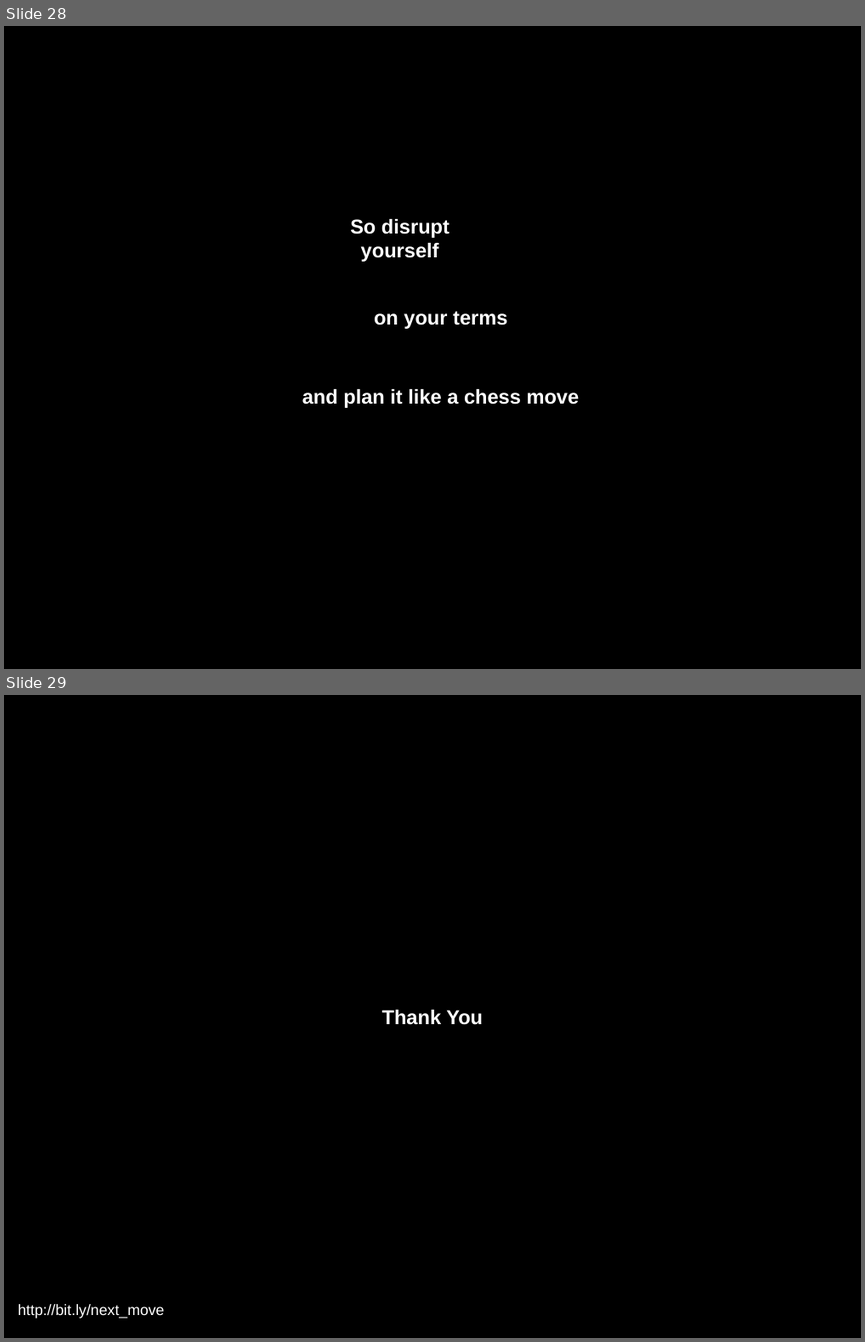
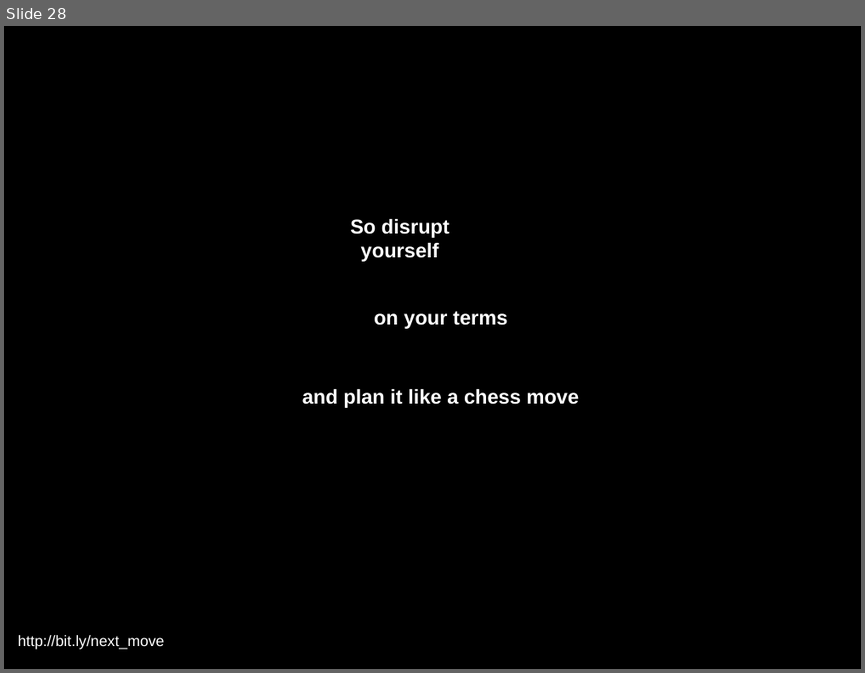
Before and after one commit to digitalbias/digitalbias.github.io, a slide deck: files/next_move.pptx. Shown one above the other, each under a label of ours: slides 28 and 29 before the commit, slide 28 after it. The pictures are 865x1342 and 865x673 pixels, drawn with LibreOffice and Linux fonts; fonts in the diff are those of the drawing; background and template pictures are left out. Boxes give left, top, right and bottom in pixels: in the first picture for what was removed or moved away, otherwise in the second. Text is boxed around its words. In the diff, an @@ line names an element or a change of style, - is before the commit and + after.

Commit message:
references added to keynote for next move

```diff
--- a/files/next_move.pptx
+++ b/files/next_move.pptx
@@ slide 29 removed at box(4, 695, 861, 1338), background picture (left out) @@
@@ text removed at box(382, 1009, 483, 1025) @@
-Thank You
@@ text removed at box(18, 1304, 164, 1318) @@
-http://bit.ly/next_move
@@ slide 28 changed as well @@
@@ text added at box(18, 635, 164, 649), 18 pt, text #FFFFFF @@
+http://bit.ly/next_move
```
Also in this commit, not shown: 25 other slides changed, 2 slides added, 1 other file.
